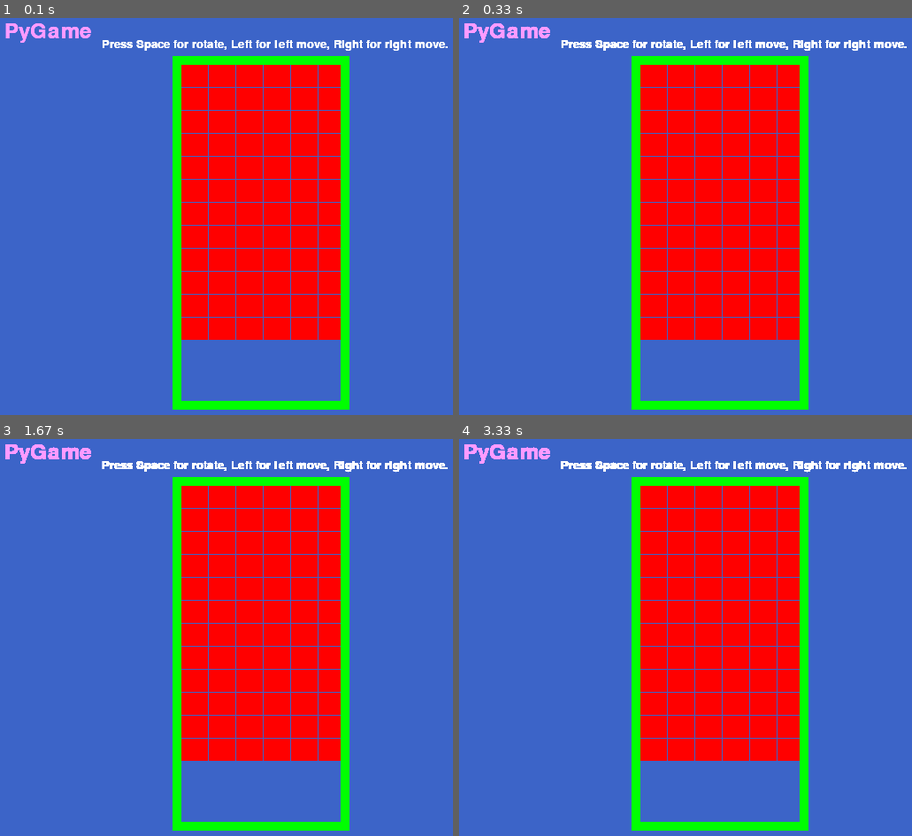
Above: before the commit, frames 1-4 (two rows, left to right).
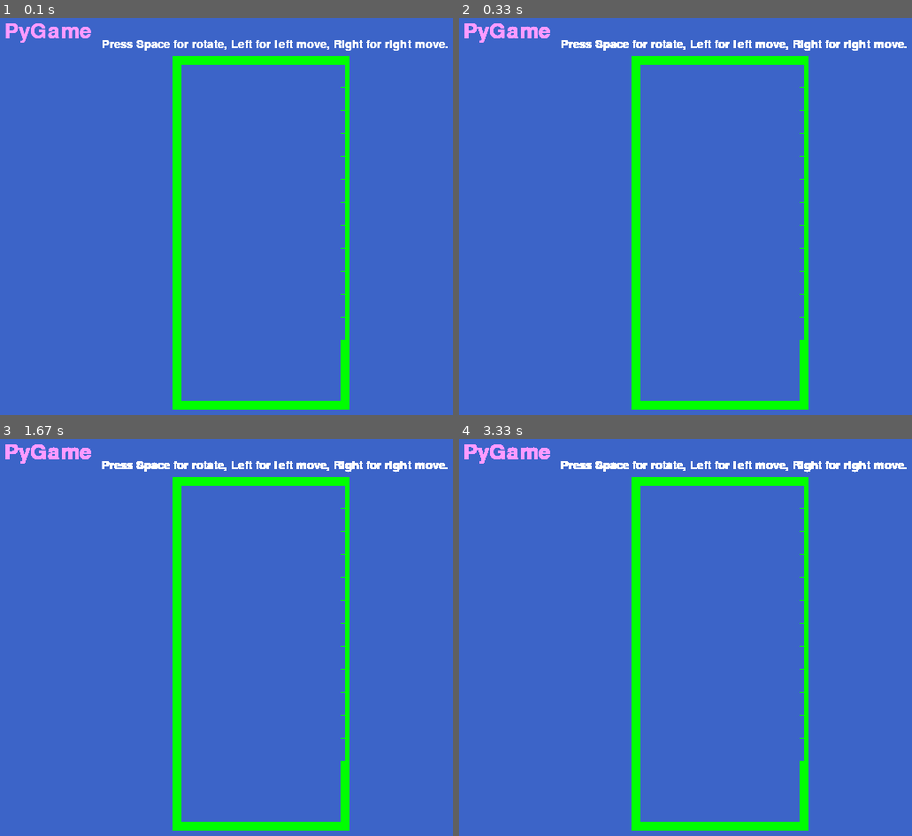
Above: after the commit, the same moments.

Repository: superupon/PyGame
Game: pygame game, started from WPyGame.py
Two runs of this game, one before a commit and one after it. Both use one fixed random seed, a clock stepped at 60 frames per second and the inputs below. The source is Python 2; it was converted automatically to run under Python 3.
Inputs:
- Up to frame 1 (0.1 s): no input
- Up to frame 2 (0.33 s): no input
- Up to frame 3 (1.67 s): hold Right 0.33-0.8 s
- Up to frame 4 (3.33 s): hold Left 1.83-2.37 s

The runs differ from the first frame. In frame 1, 23% of the frame differs, in the area x 40-77%, y 11-82%; in frame 2, 23%; in frame 3, 23%; in frame 4, 23%.

Commit message:
Use draw content to draw shapes

Diff:
--- a/Drawer.py
+++ b/Drawer.py
@@ -11,6 +11,7 @@
     PURPLE_COLOR = (255,   0, 255)
     BROWN_COLOR  = (255, 153,  51)
     LIGHT_GREEN_COLOR  = (178, 255, 102)
+    BG_COLOR     = (60,  100, 200)
 
     def __init__(self, surface):
         self._surface = surface
@@ -26,5 +27,19 @@
         self._surface.blit(game_title, (10, 10))
         self._surface.blit(remind, (120, 30))
 
-    def draw_content():
-        pass
+    def draw_content(self, content):
+        options = {1 : Drawer.PINK_COLOR,
+                   2 : Drawer.WHITE_COLOR,
+                   3 : Drawer.GREEN_COLOR,
+                   4 : Drawer.BLUE_COLOR,
+                   5 : Drawer.RED_COLOR,
+                   6 : Drawer.YELLOW_COLOR,
+                   7 : Drawer.PURPLE_COLOR,
+                   8 : Drawer.BROWN_COLOR,
+                   9 : Drawer.LIGHT_GREEN_COLOR,
+                   0 : Drawer.BG_COLOR}
+        content = content.get_content()
+        for row in range(len(content)):
+            space = 1
+            for column in range(len(content[0])):
+                pygame.draw.rect(self._surface, options[content[row][column]], (210 + column * 30 + space * column, 60 + row*25 + space*row, 30, 25))
--- a/PyGame.py
+++ b/PyGame.py
@@ -96,21 +96,8 @@
             print row
         print ""
 
-    def drawContent(self, window):
-        for row in range(len(self._content)):
-            space = 1
-            for column in range(len(self._content[0])):
-                if self._content[row][column] == 1:
-                    pygame.draw.rect(window, (255,155,100), (210 + column *30 + space*column, 60 + row*25 + space*row, 30, 25))
-                if self._content[row][column] == 2:
-                    pygame.draw.rect(window, (255,100,100), (210 + column *30+ space*column, 60 + row*25+ space*row, 30, 25))
-                if self._content[row][column] == 3:
-                    pygame.draw.rect(window, (255,255,100), (210 + column *30+ space*column, 60 + row*25+ space*row, 30, 25))
-                if self._content[row][column] == 4:
-                    pygame.draw.rect(window, (255,55,100), (210 + row *30, 60 + column*55, 30, 25))
-                if self._content[row][column] == 0:
-                    pygame.draw.rect(window, (255,0,0), (210 + column *30+ space*column, 60 + row*25+ space*row, 30, 25))
-
+    def get_content(self):
+        return self._content
 
     def clear_content(self):
         row = len(self._content)
--- a/WPyGame.py
+++ b/WPyGame.py
@@ -41,6 +41,7 @@
 
         drawer.draw_text()
         drawer.draw_field()
+        drawer.draw_content(content)
         pygame.display.update()
         clock.tick(30)
         count = count + 1
@@ -49,4 +50,3 @@
             count = 0
             content.step()
             content.printContent()
-        content.drawContent(window)
